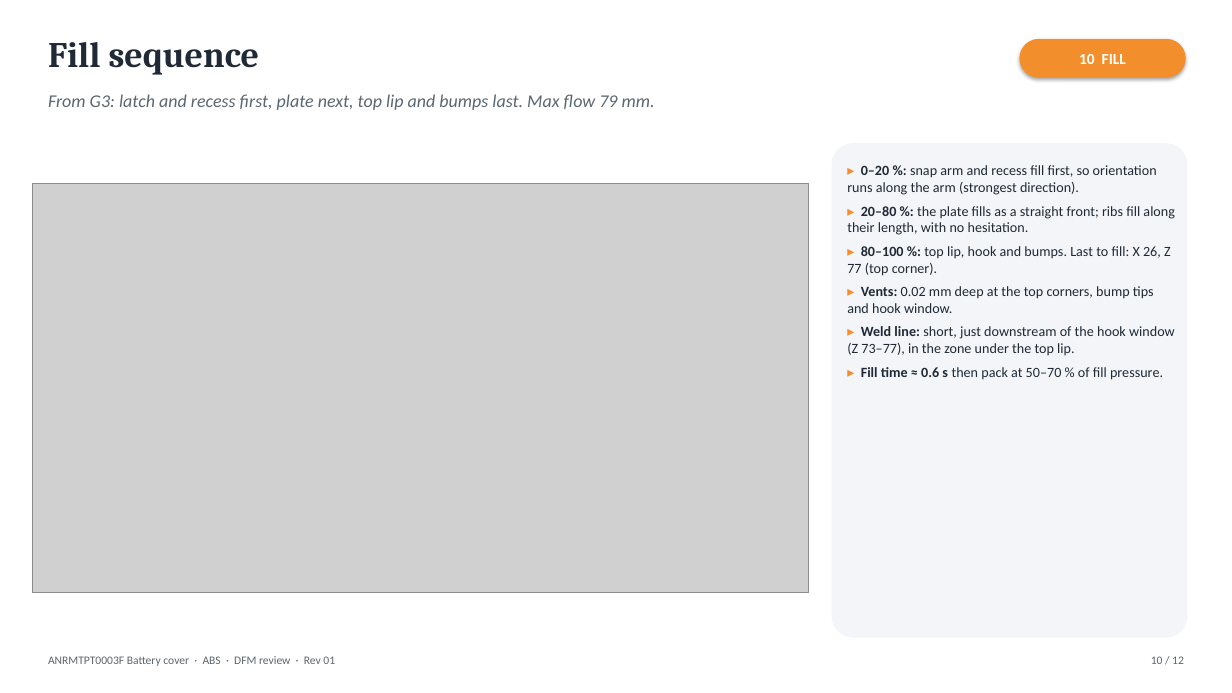
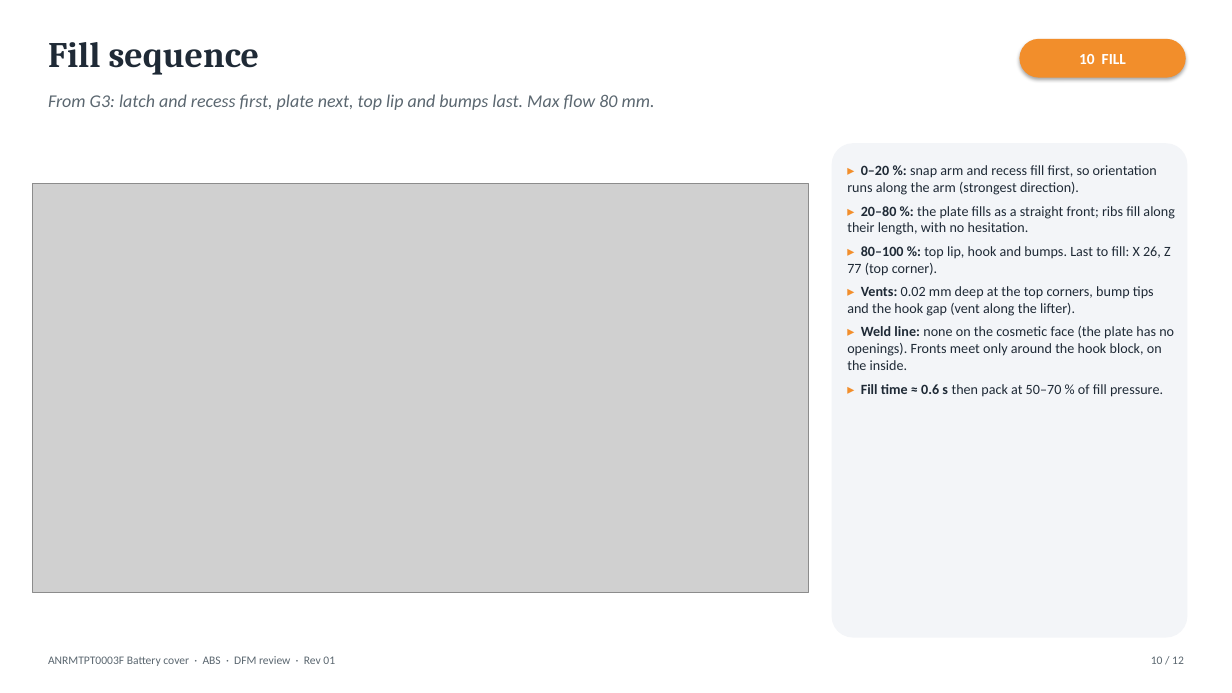
Before and after one commit to moatazmostafaeleraky-eng/Moataz-engineering, a slide deck: slide 10 of output/DFM.pptx. Drawn at 1232x693 pixels with LibreOffice and Linux fonts; fonts in the diff are those of the drawing; grey boxes stand for pictures. Boxes give left, top, right and bottom in pixels: in the first picture for what was removed or moved away, otherwise in the second. Text is boxed around its words. In the diff, an @@ line names an element or a change of style, - is before the commit and + after.

```diff
--- a/output/DFM.pptx
+++ b/output/DFM.pptx
@@ text at bbox=[48, 94, 655, 110]: text changed @@
-From G3: latch and recess first, plate next, top lip and bumps last. Max flow 79 mm.
+From G3: latch and recess first, plate next, top lip and bumps last. Max flow 80 mm.
@@ text at bbox=[847, 286, 1174, 370]: text changed @@
-▸ Vents: 0.02 mm deep at the top corners, bump tips and hook window.
-▸ Weld line: short, just downstream of the hook window (Z 73–77), in the zone under the top lip.
+▸ Vents: 0.02 mm deep at the top corners, bump tips and the hook gap (vent along the lifter).
+▸ Weld line: none on the cosmetic face (the plate has no openings). Fronts meet only around the hook block, on the inside.
```
Also in this commit, not shown: 10 other slides changed, 17 other files.
